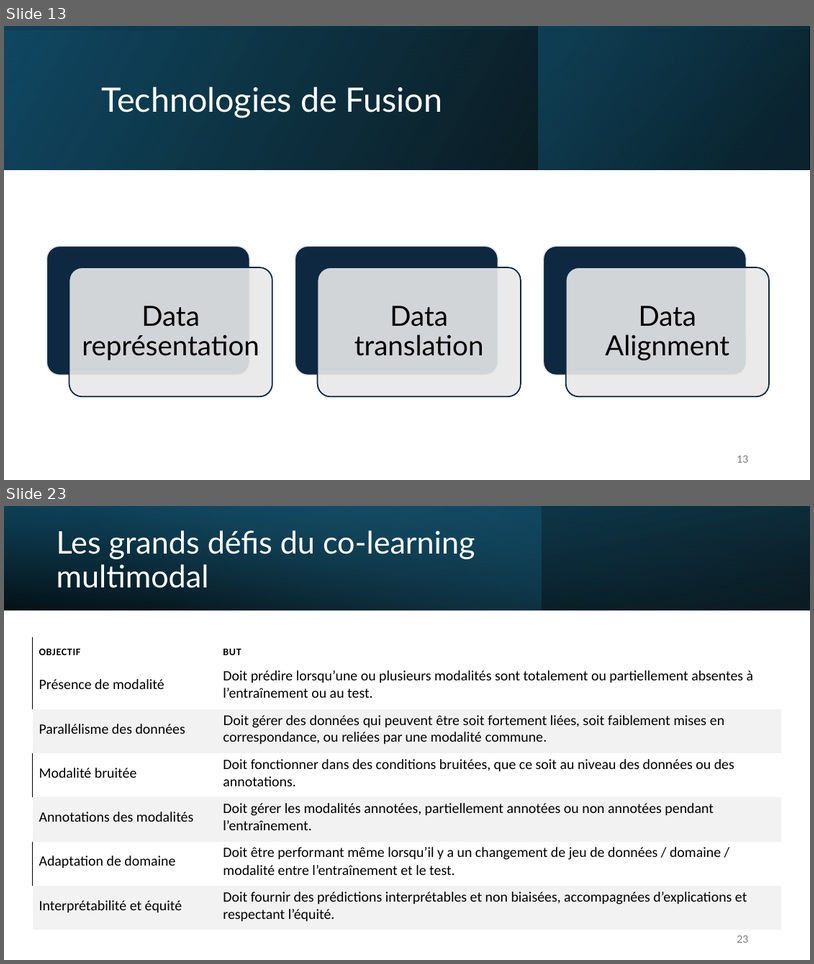
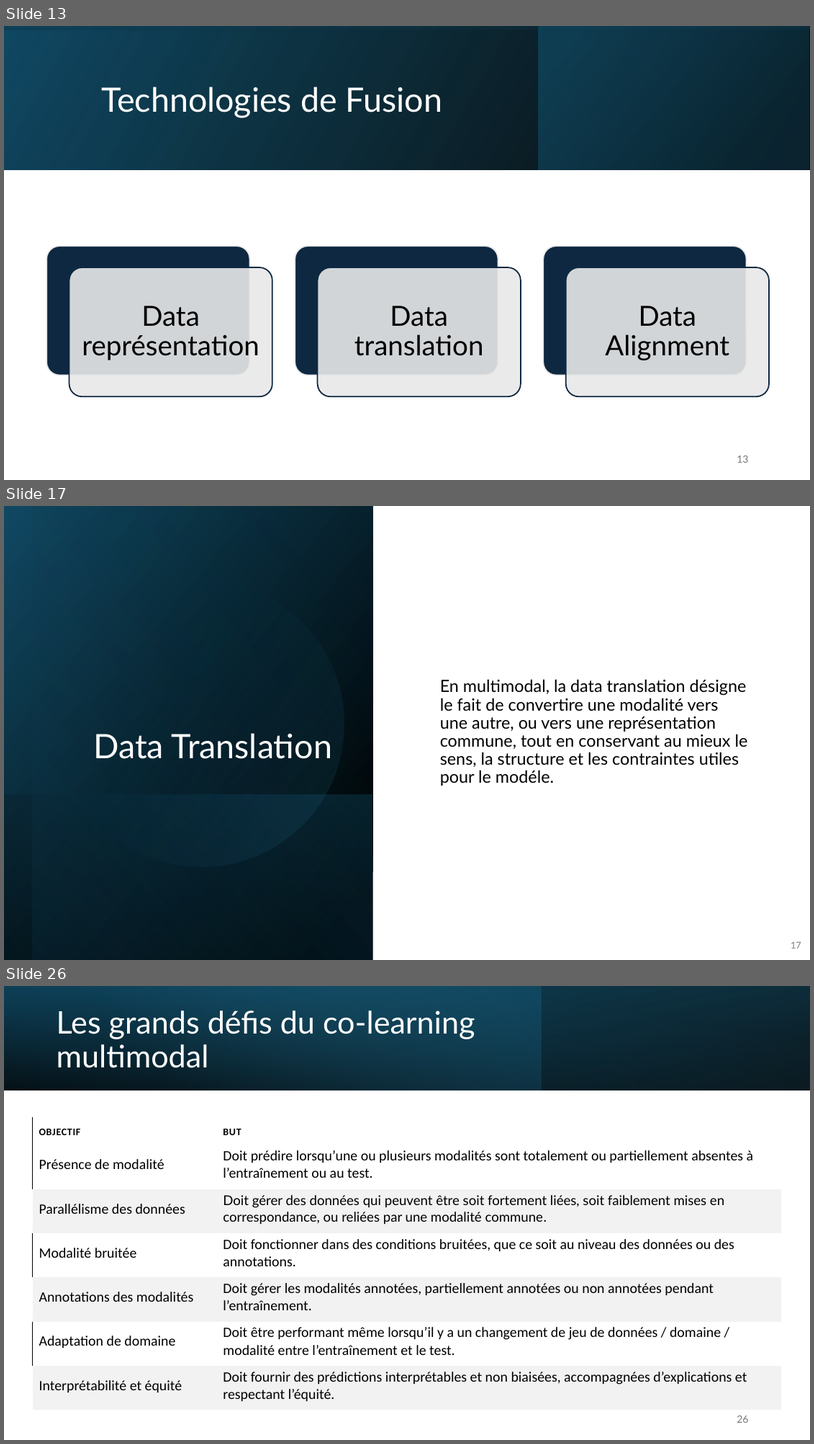
Before and after one commit to IzowRM/Stage-Cetic, a slide deck: Doc Slide/Presentation_du_27_01.pptx. Shown one above the other, each under a label of ours: slides 13 and 23 before the commit, slides 13, 17 and 26 after it; the slides between them are not shown. The pictures are 814x964 and 814x1444 pixels, drawn with LibreOffice and Linux fonts; fonts in the diff are those of the drawing. Boxes give left, top, right and bottom in pixels: in the first picture for what was removed or moved away, otherwise in the second. Text is boxed around its words. In the diff, an @@ line names an element or a change of style, - is before the commit and + after.

```diff
--- a/Doc Slide/Presentation_du_27_01.pptx
+++ b/Doc Slide/Presentation_du_27_01.pptx
@@ slide 17 added at <box>4,506,810,960</box>, background #FFFFFF @@
@@ rectangle added at <box>4,506,373,960</box>, fill gradient #000000 to #104862 @@
@@ rectangle added at <box>33,506,373,960</box>, fill gradient #000000 to #156082 @@
@@ ellipse added at <box>33,555,370,892</box>, fill gradient #156082 to #46B1E1 @@
@@ text added at <box>440,679,748,785</box>, 20 pt, text #000000 @@
+En multimodal, la data translation désigne le fait de convertire une modalité vers une autre, ou vers une représentation commune, tout en conservant au mieux le sens, la structure et les contraintes utiles pour le modéle.
@@ title added at <box>94,733,332,759</box>, 40 pt, text #FFFFFF @@
+Data Translation
@@ rectangle added at <box>4,794,373,960</box>, fill gradient #156082 to #000000 @@
@@ page number added at <box>791,942,802,948</box>, 11 pt, text #808080 @@
+17
@@ what was slide 23 is now slide 26 @@
@@ page number at <box>737,1415,748,1422</box>: text changed @@
-23
+26
```
Also in this commit, not shown: 10 slides changed, 7 other slides added, 6 slides removed, 3 other files.
